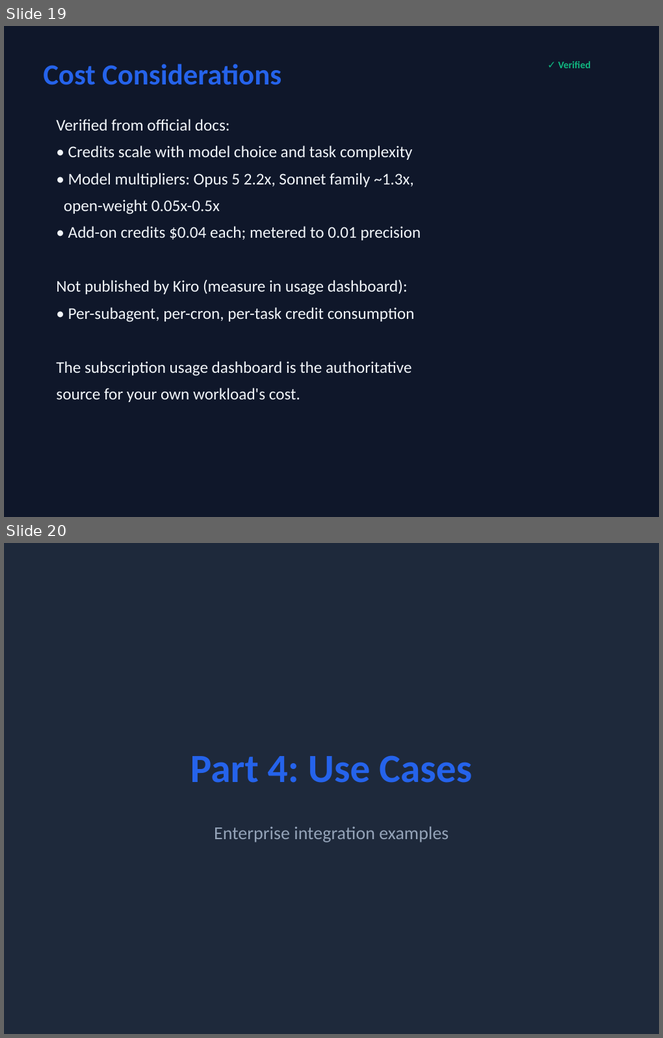
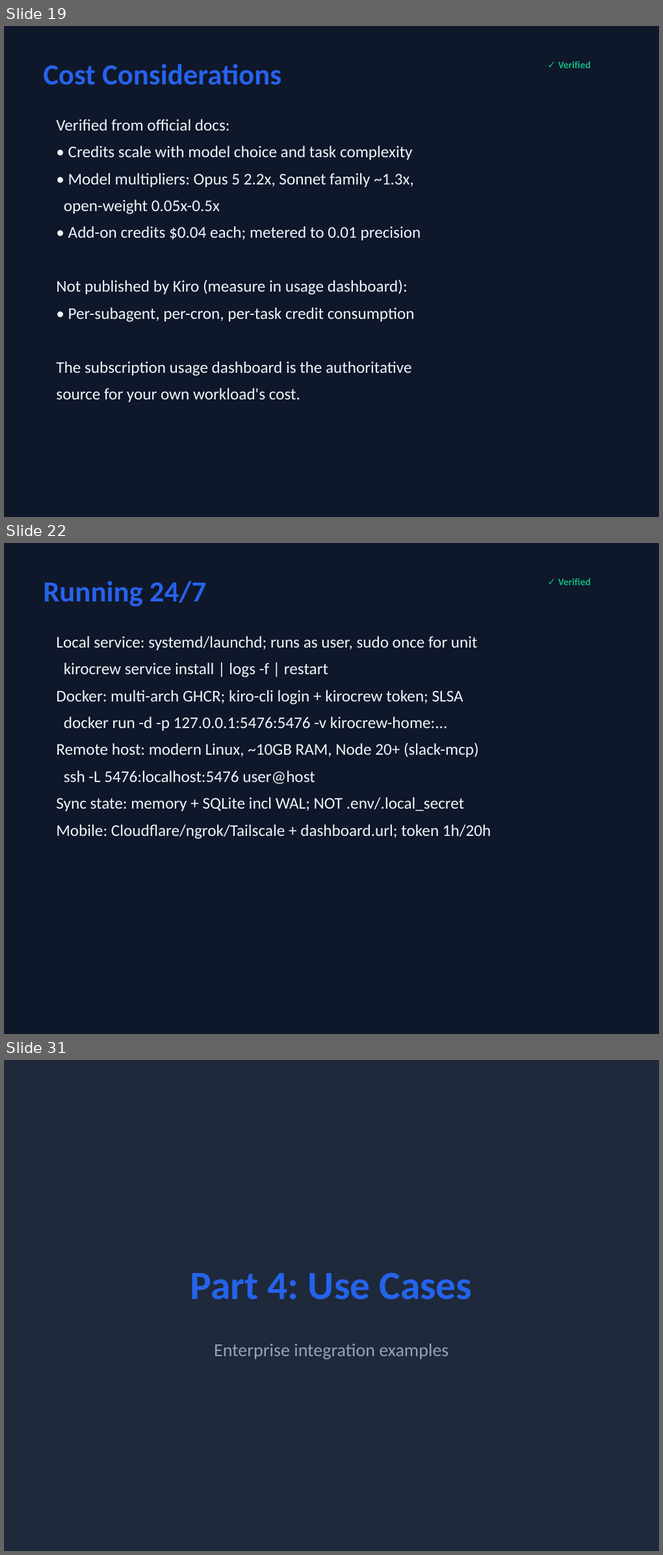
Before and after one commit to timwukp/Kiro-Crew-Training, a slide deck: kiro-crew-training.pptx. Shown one above the other, each under a label of ours: slides 19 and 20 before the commit, slides 19, 22 and 31 after it; the slides between them are not shown. The pictures are 663x1038 and 663x1555 pixels, drawn with LibreOffice and Linux fonts; fonts in the diff are those of the drawing. Boxes give left, top, right and bottom in pixels: in the first picture for what was removed or moved away, otherwise in the second. Text is boxed around its words. In the diff, an @@ line names an element or a change of style, - is before the commit and + after.

Commit message:
Add 10 advanced/enterprise sections (Security, Running 24/7, Interfaces, Chat, Capabilities, Configuration, Multi-instance, Snapshot, Apps, Troubleshooting) for full docs/crew coverage; pptx 29->40 slides

```diff
--- a/kiro-crew-training.pptx
+++ b/kiro-crew-training.pptx
@@ slide 22 added at (x1=4, y1=543, x2=659, y2=1034), background #0F172A @@
@@ text added at (x1=43, y1=581, x2=206, y2=607), 32 pt, text #2563EB, bold @@
+Running 24/7
@@ text added at (x1=558, y1=578, x2=591, y2=585), 11 pt, text #10B981, bold @@
+✓ Verified
@@ text added at (x1=56, y1=636, x2=491, y2=839), 18 pt, text #F1F5F9 @@
+Local service: systemd/launchd; runs as user, sudo once for unit
+kirocrew service install | logs -f | restart
+Docker: multi-arch GHCR; kiro-cli login + kirocrew token; SLSA
+docker run -d -p 127.0.0.1:5476:5476 -v kirocrew-home:...
+Remote host: modern Linux, ~10GB RAM, Node 20+ (slack-mcp)
+ssh -L 5476:localhost:5476 user@host
+Sync state: memory + SQLite incl WAL; NOT .env/.local_secret
+Mobile: Cloudflare/ngrok/Tailscale + dashboard.url; token 1h/20h
@@ what was slide 20 is now slide 31 @@
```
Also in this commit, not shown: 10 other slides added, 2 other files.
